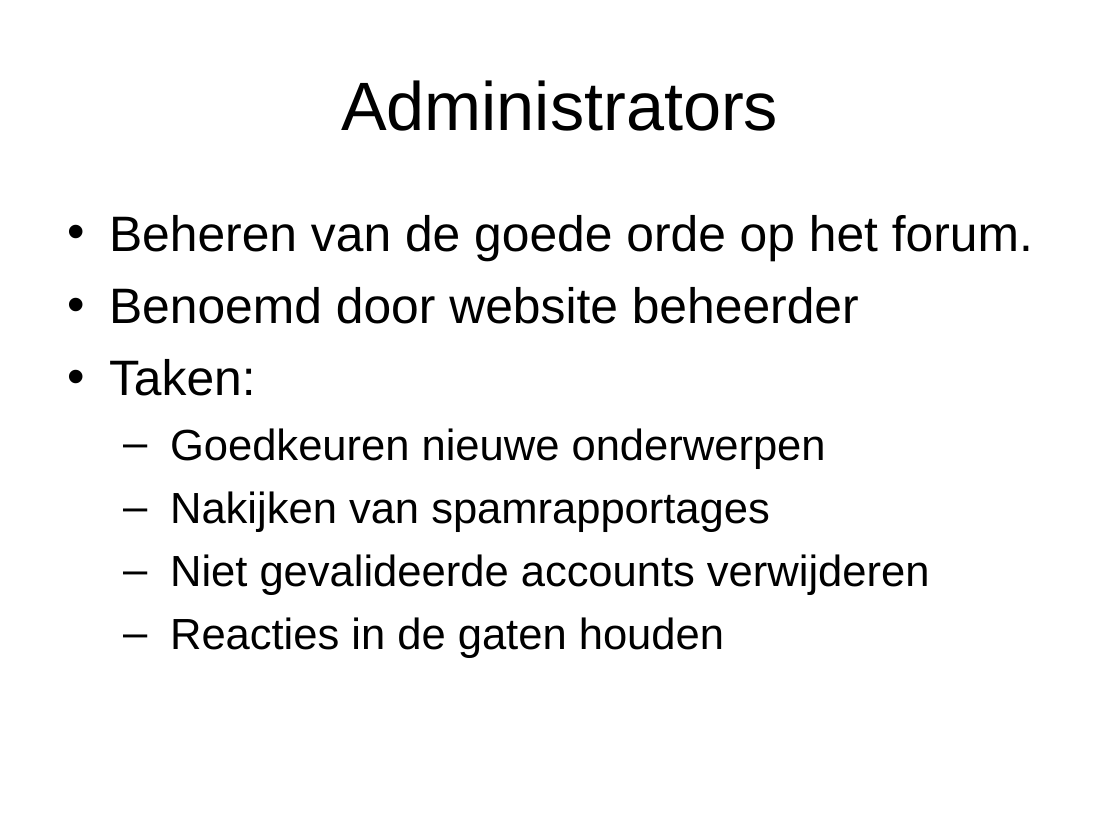
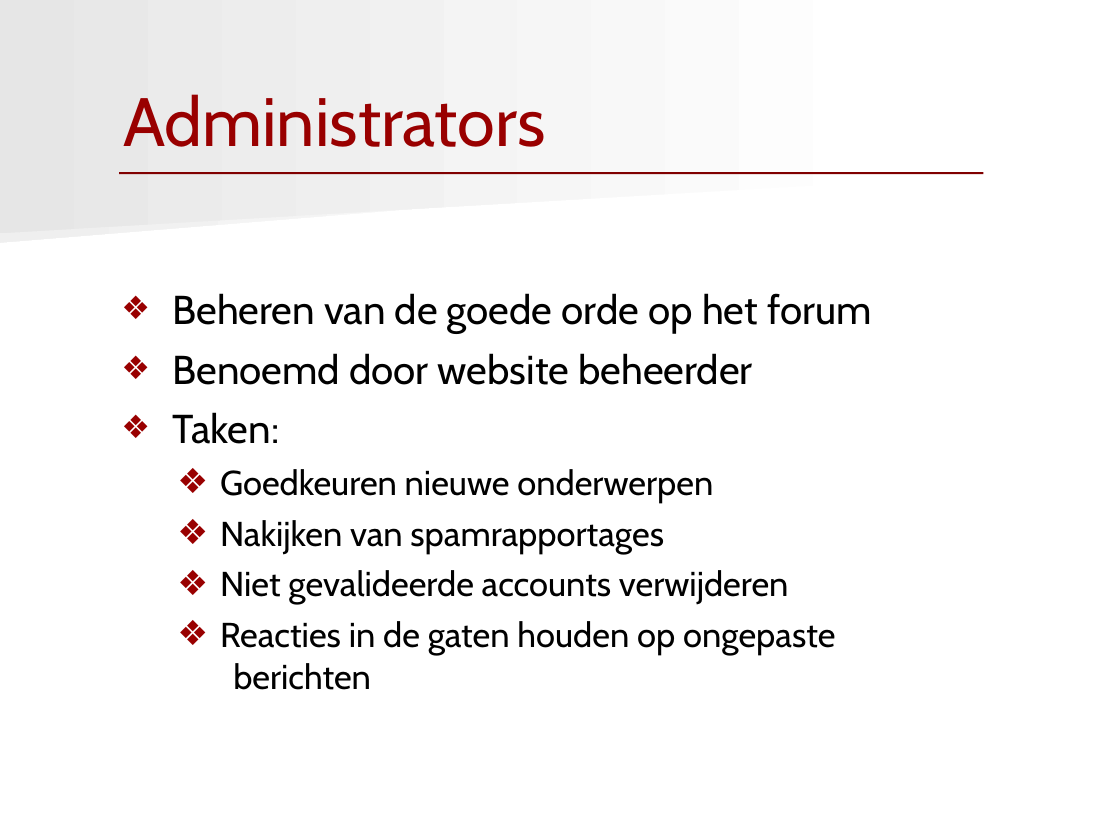
Before and after one commit to jroeting/RodaSupportForum, a slide deck: slide 11 of documents/RodaPresentatie.ppt. Drawn at 1120x840 pixels with LibreOffice and Linux fonts; fonts in the diff are those of the drawing. Boxes give left, top, right and bottom in pixels: in the first picture for what was removed or moved away, otherwise in the second. Text is boxed around its words. In the diff, an @@ line names an element or a change of style, - is before the commit and + after.

```diff
--- a/documents/RodaPresentatie.ppt
+++ b/documents/RodaPresentatie.ppt
@@ freeform shape added at bbox=[0, 0, 887, 233], fill gradient #FFFFFF to #E6E6E6 @@
@@ title "Administrators": place and size @@
-title "Administrators" at bbox=[341, 80, 778, 131]
+title "Administrators" at bbox=[123, 94, 546, 147]
@@ title "Administrators" at bbox=[123, 94, 546, 147]: font Arial to Cabin, text colour #000000 to #990000; alignment centre to left @@
@@ freeform shape added at bbox=[0, 113, 872, 242], fill gradient #FFFFFF to #EFEFEF @@
@@ line added from (119, 174) to (983, 174), #800000 1.25 pt @@
@@ text "Beheren van de goede orde ...": place and size @@
-text "Beheren van de goede orde ..." at bbox=[109, 215, 1033, 658]
+text "Beheren van de goede orde ..." at bbox=[172, 293, 872, 690]
@@ text at bbox=[172, 293, 872, 334]: text changed; size 32 to 25.9 pt; font Arial to Cabin @@
-• Beheren van de goede orde op het forum.
+❖ Beheren van de goede orde op het forum
@@ text at bbox=[172, 353, 789, 605]: size 32 to 25.9 pt in "Benoemd door website beheerder", "Taken:"; font Arial to Cabin in "Benoemd door website beheerder", "Taken:", "Goedkeuren nieuwe onderwerpen", "Nakijken van spamrapportages" and 1 more places; size 28 to 22.2 pt in "Goedkeuren nieuwe onderwerpen", "Nakijken van spamrapportages", "Niet gevalideerde accounts verwijderen"; bullet • to ❖; less space between paragraphs; bullet colour #000000 to #990000; bullet – to ❖ @@
@@ text at bbox=[220, 621, 835, 690]: text changed; size 28 to 22.2 pt; font Arial to Cabin @@
-  – Reacties in de gaten houden
+  ❖ Reacties in de gaten houden op ongepaste
+    berichten
```
Also in this commit, not shown: 14 other slides changed, 1 other file.
